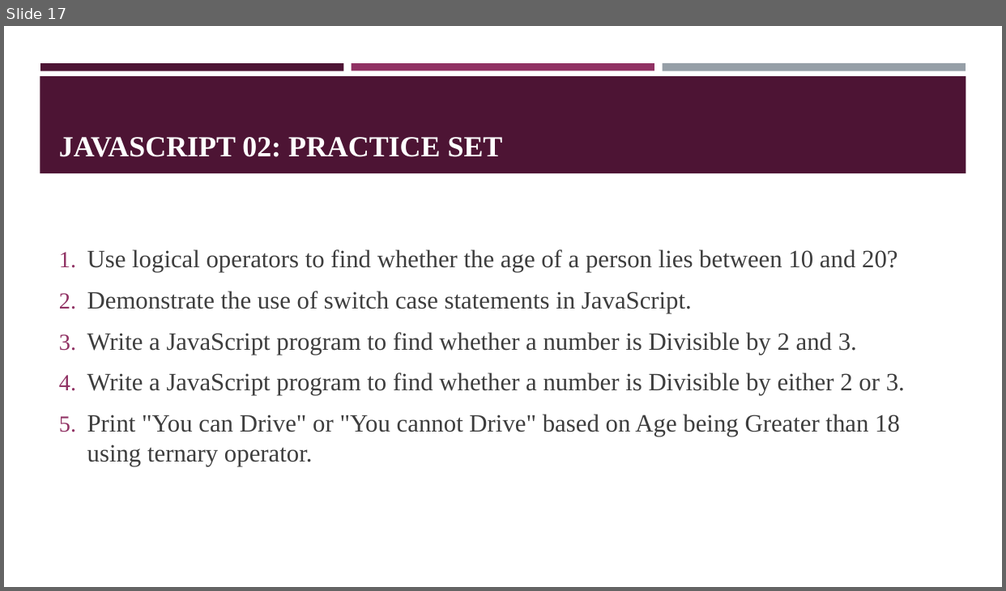
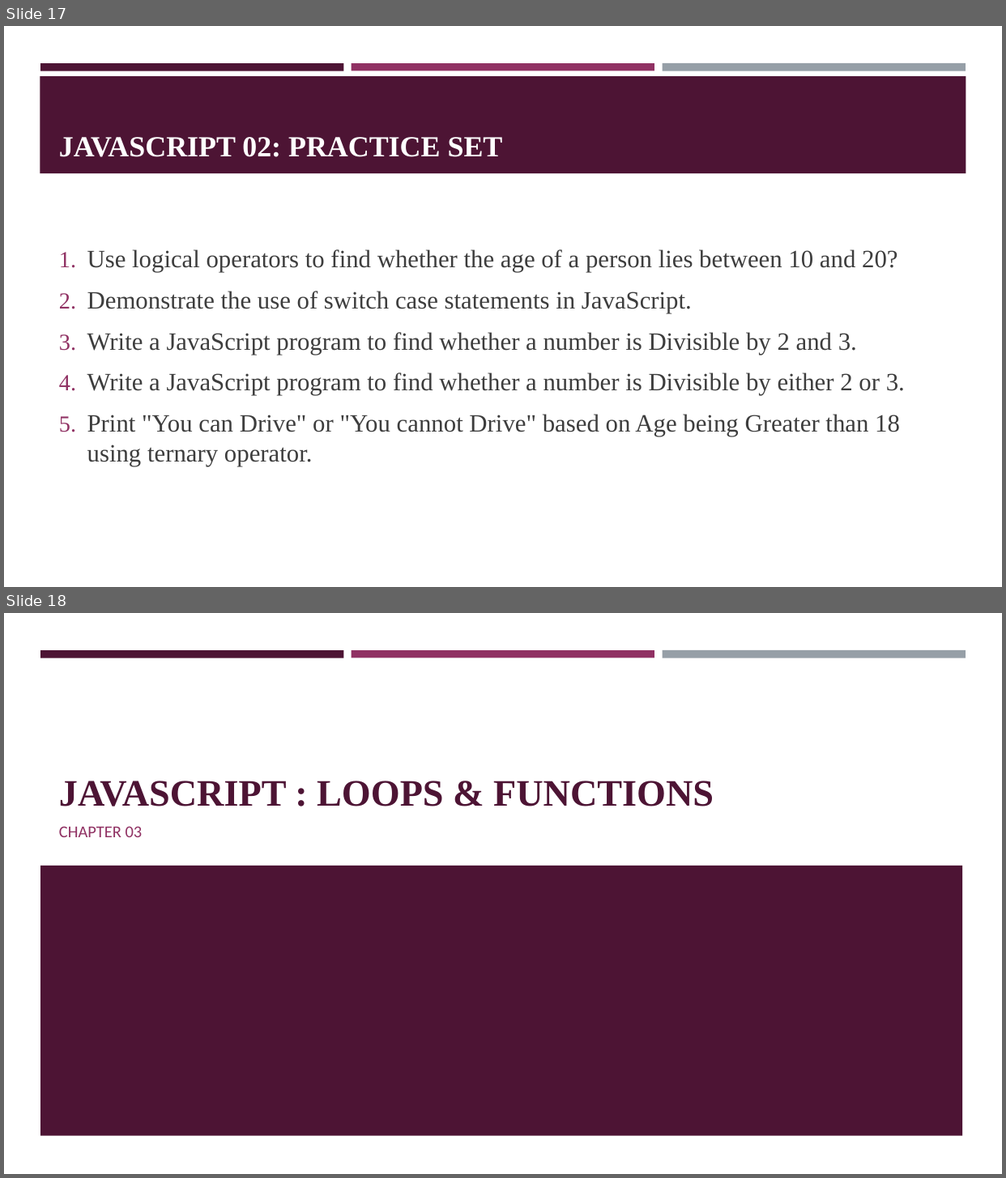
Before and after one commit to gl1tch0x1/ISMT-Full-Stack-Codebase, a slide deck: resources-and-books/Chapter02-Javascript.pptx. Shown one above the other, each under a label of ours: slide 17 before the commit, slides 17 and 18 after it. The pictures are 1006x591 and 1006x1178 pixels, drawn with LibreOffice and Linux fonts; fonts in the diff are those of the drawing. Boxes give left, top, right and bottom in pixels: in the first picture for what was removed or moved away, otherwise in the second. Text is boxed around its words. In the diff, an @@ line names an element or a change of style, - is before the commit and + after.

```diff
--- a/resources-and-books/Chapter02-Javascript.pptx
+++ b/resources-and-books/Chapter02-Javascript.pptx
@@ slide 18 added at <box>4,613,1002,1174</box>, background #FFFFFF; not listed: 3 template elements that a slide beside it also shows @@
@@ title added at <box>59,781,714,807</box>, 36 pt, text #4D1434, bold @@
+JAVASCRIPT : LOOPS & FUNCTIONS
@@ subtitle added at <box>59,826,143,837</box>, 16 pt, text #903163 @@
+CHAPTER 03
@@ rectangle added at <box>40,865,963,1135</box>, fill #4D1434 @@
```
Also in this commit, not shown: 12 other slides added, 2 other files.
